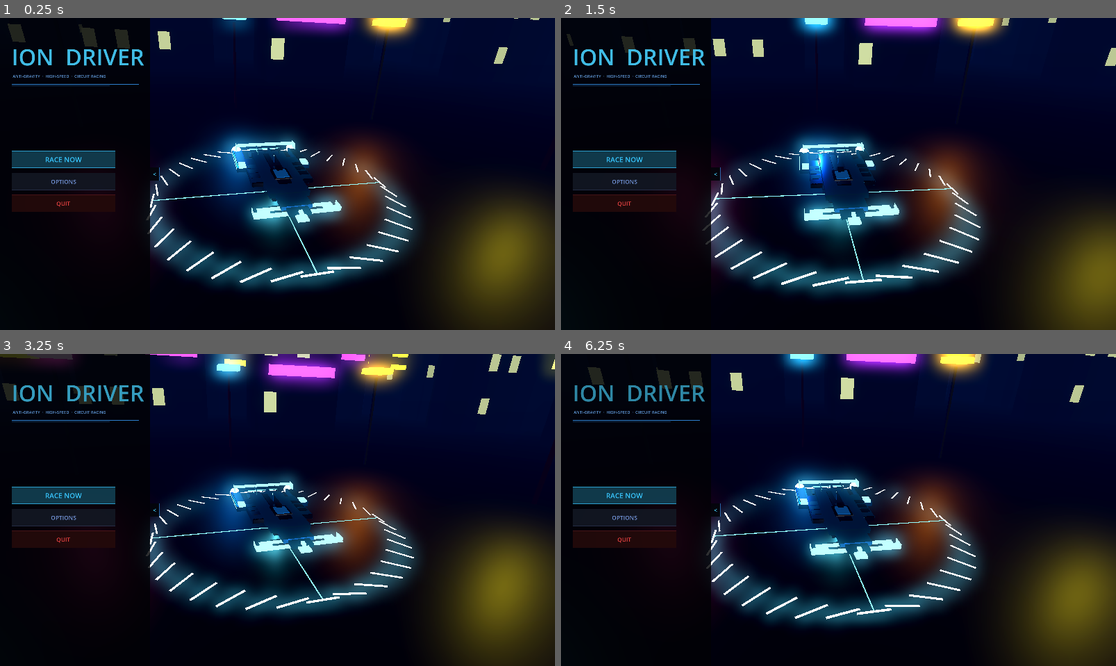
Above: before the commit, frames 1-4 (two rows, left to right).
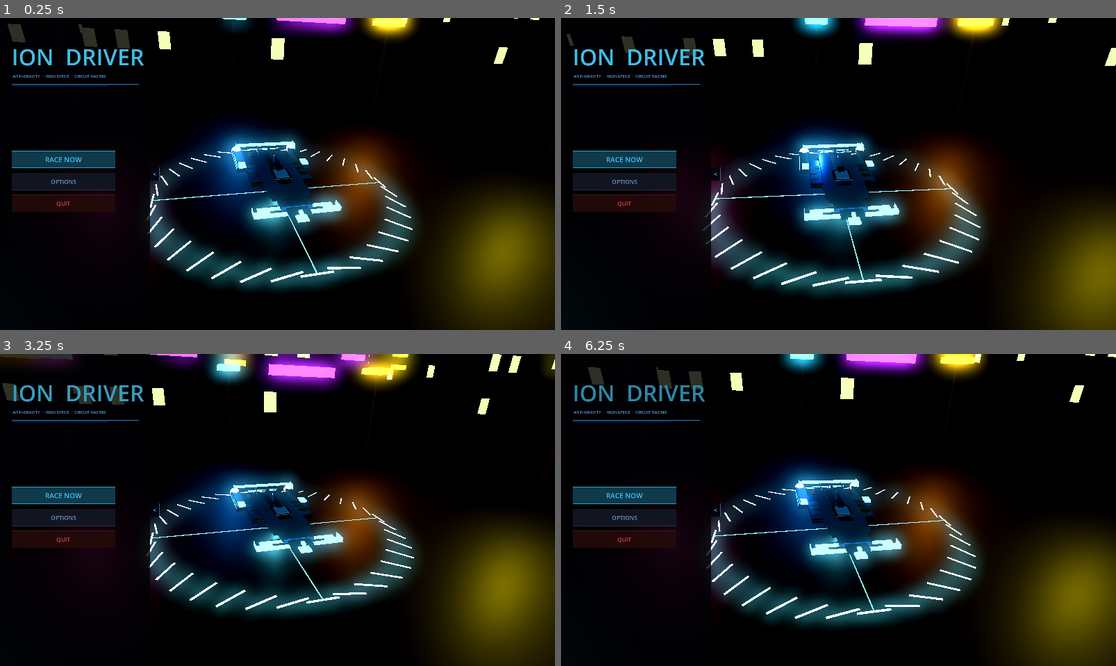
Above: after the commit, the same moments.

Repository: NPManagement/Ion-Driver
Game: Godot game, scene res://scenes/main_menu.tscn
Two runs of this game, one before a commit and one after it. Both use one fixed random seed, a clock stepped at 60 frames per second and the inputs below. Sound files missing from this copy of the repository are replaced by a short silence.
Inputs (mouse positions are in pixels of both pictures, inside the frame that each line leads up to):
- Up to frame 1 (0.25 s): no input
- Up to frame 2 (1.5 s): click "RACE NOW" at 0.5 s; tap Enter at 1.25 s; move the mouse to (960, 158) at 1.27 s; hold E (dash_right) from 1.28 s (still down); hold Space (boost) from 1.28 s (still down)
- Up to frame 3 (3.25 s): move the mouse to (166, 525) at 2.02 s; release E (dash_right) at 2.03 s; release Space (boost) at 2.03 s; hold S (brake) 2.03-2.78 s; tap Space (boost) at 2.1, 3.05 s; move the mouse to (333, 441) at 2.77 s; hold E (dash_right) from 2.78 s (still down); hold Shift (under_boost) from 2.78 s (still down)
- Up to frame 4 (6.25 s): move the mouse to (810, 572) at 3.52 s; release E (dash_right) at 3.53 s; release Shift (under_boost) at 3.53 s; hold W (accelerate) 3.53-4.28 s; tap T at 3.6 s; tap Space (boost) at 3.8, 5.1, 6.05 s; move the mouse to (1005, 556) at 4.27 s; hold Space (boost) 4.28-5.03 s; hold Q (dash_left) 4.28-5.78 s; move the mouse to (672, 463) at 5.02 s; move the mouse to (866, 510) at 5.77 s; hold S (brake) from 5.78 s (still down); hold Shift (under_boost) from 5.78 s (still down)

The runs differ from the first frame. In frame 1, 29% of the frame differs, in the area x 27-100%, y 0-61%; in frame 2, 29%; in frame 3, 30%, in the area x 27-100%, y 0-60%; in frame 4, 29%.

Commit message:
Make sky pure black, disable ambient light and fog

Diff:
--- a/scripts/race/race_scene.gd
+++ b/scripts/race/race_scene.gd
@@ -26,25 +26,21 @@
 	var env_node := WorldEnvironment.new()
 	var env      := Environment.new()
 
-	# Deep space night sky
+	# Pure black sky
 	env.background_mode  = Environment.BG_COLOR
-	env.background_color = Color(0.004, 0.007, 0.016)
+	env.background_color = Color(0, 0, 0)
 
-	# Minimal ambient — let the neon lights do the work
-	env.ambient_light_source = Environment.AMBIENT_SOURCE_COLOR
-	env.ambient_light_color  = Color(0.03, 0.04, 0.10)
-	env.ambient_light_energy = 0.15
+	# No ambient light — only neons illuminate
+	env.ambient_light_source = Environment.AMBIENT_SOURCE_BG
+	env.ambient_light_energy = 0.0
 
-	# Atmospheric fog — blue depth haze, starts 120m out
-	env.fog_enabled      = true
-	env.fog_density      = 0.0028
-	env.fog_light_color  = Color(0.04, 0.09, 0.26)
-	env.fog_sun_scatter  = 0.0
+	# No fog
+	env.fog_enabled      = false
 
-	# Tone mapping — CRITICAL: without this, all lights above 1.0 look identical
+	# Tone mapping
 	env.tonemap_mode     = 2  # Filmic
-	env.tonemap_exposure = 1.8   # Brighter overall
-	env.tonemap_white    = 16.0  # High white point — lets bright lights actually look bright
+	env.tonemap_exposure = 1.0
+	env.tonemap_white    = 16.0
 
 	# Glow — makes every emissive neon surface actually bloom on screen
 	env.glow_enabled    = true
@@ -52,16 +48,13 @@
 	env.glow_intensity  = 1.5
 	env.glow_bloom      = 0.35
 	env.glow_blend_mode = Environment.GLOW_BLEND_MODE_ADDITIVE
-	env.glow_hdr_threshold = 0.6  # Lower threshold — more things glow
+	env.glow_hdr_threshold = 0.6
 	var gl := [0.5, 0.8, 1.0, 0.9, 0.6, 0.3, 0.1]
 	for i in gl.size():
 		env.set_glow_level(i, gl[i])
 
-	# Contrast/brightness boost
-	env.adjustment_enabled    = true
-	env.adjustment_brightness = 1.0
-	env.adjustment_contrast   = 1.2
-	env.adjustment_saturation = 1.3
+	# No brightness/contrast boost
+	env.adjustment_enabled    = false
 
 	env_node.environment = env
 	add_child(env_node)
--- a/scripts/ui/menu_background.gd
+++ b/scripts/ui/menu_background.gd
@@ -39,14 +39,10 @@
 	var env_node := WorldEnvironment.new()
 	var env := Environment.new()
 	env.background_mode  = Environment.BG_COLOR
-	env.background_color = Color(0.004, 0.007, 0.016)
-	env.ambient_light_source = Environment.AMBIENT_SOURCE_COLOR
-	env.ambient_light_color  = Color(0.10, 0.16, 0.38)
-	env.ambient_light_energy = 0.80
-	env.fog_enabled      = true
-	env.fog_density      = 0.008
-	env.fog_light_color  = Color(0.04, 0.09, 0.26)
-	env.fog_sun_scatter  = 0.0
+	env.background_color = Color(0, 0, 0)
+	env.ambient_light_source = Environment.AMBIENT_SOURCE_BG
+	env.ambient_light_energy = 0.0
+	env.fog_enabled      = false
 	env.glow_enabled     = true
 	env.glow_normalized  = true
 	env.glow_intensity   = 0.85
